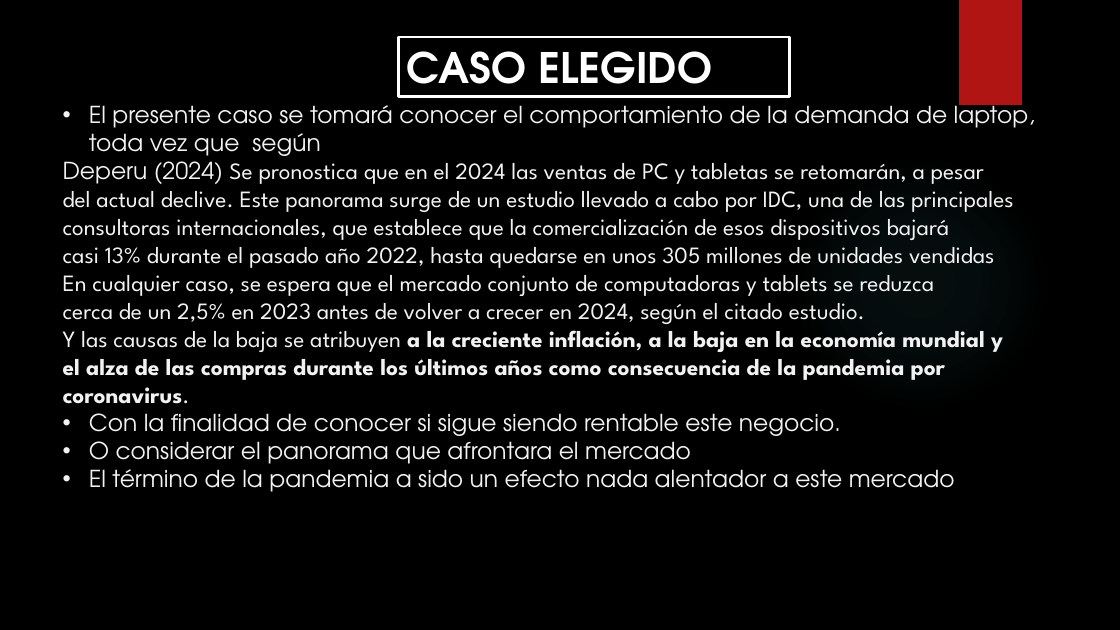
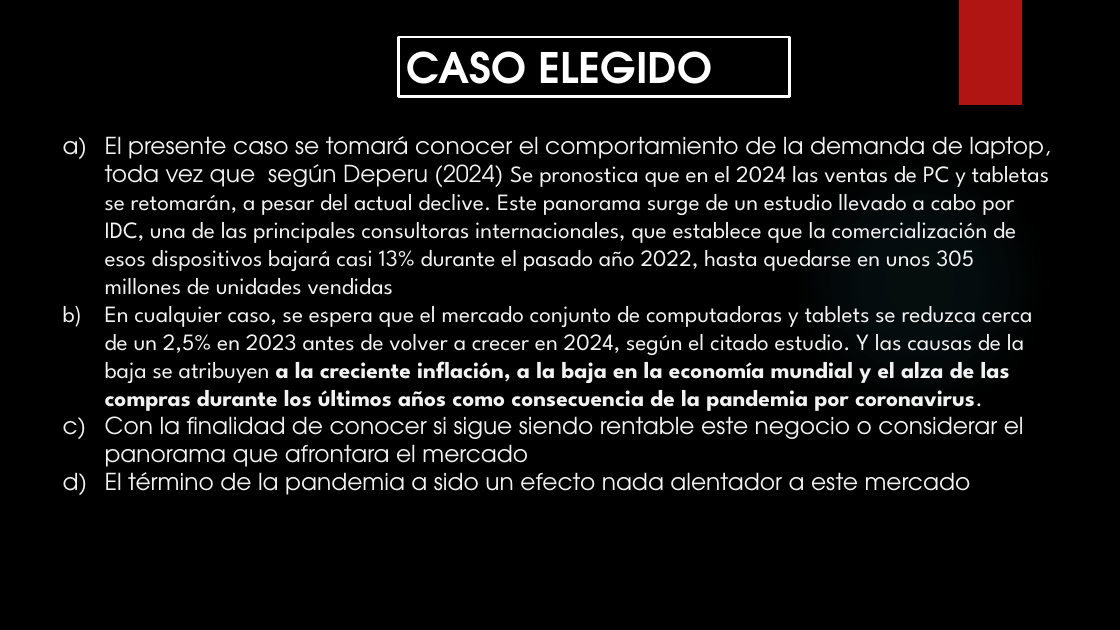
Before and after one commit to Isaac244/Proyecto_Machine_Learning, a slide deck: slide 3 of PROYECTO-MACHINE-LEARNING.pptx. Drawn at 1120x630 pixels with LibreOffice and Linux fonts; fonts in the diff are those of the drawing; background and template pictures are left out. Boxes give left, top, right and bottom in pixels: in the first picture for what was removed or moved away, otherwise in the second. Text is boxed around its words. In the diff, an @@ line names an element or a change of style, - is before the commit and + after.

```diff
--- a/PROYECTO-MACHINE-LEARNING.pptx
+++ b/PROYECTO-MACHINE-LEARNING.pptx
@@ text "El presente caso se tomará ...": place and size @@
-text "El presente caso se tomará ..." at (63,99,1035,492)
+text "El presente caso se tomará ..." at (105,136,1050,495)
@@ text at (105,136,1050,473): text changed @@
-• El presente caso se tomará conocer el comportamiento de la demanda de laptop, toda vez que según
-Deperu (2024) Se pronostica que en el 2024 las ventas de PC y tabletas se retomarán, a pesar
-del actual declive. Este panorama surge de un estudio llevado a cabo por IDC, una de las principales
-consultoras internacionales, que establece que la comercialización de esos dispositivos bajará
-casi 13% durante el pasado año 2022, hasta quedarse en unos 305 millones de unidades vendidas
-En cualquier caso, se espera que el mercado conjunto de computadoras y tablets se reduzca
-cerca de un 2,5% en 2023 antes de volver a crecer en 2024, según el citado estudio.
-Y las causas de la baja se atribuyen a la creciente inflación, a la baja en la economía mundial y
-el alza de las compras durante los últimos años como consecuencia de la pandemia por coronavirus.
-• Con la finalidad de conocer si sigue siendo rentable este negocio.
-• O considerar el panorama que afrontara el mercado
+a) El presente caso se tomará conocer el comportamiento de la demanda de laptop, toda vez que según Deperu (2024) Se pronostica que en el 2024 las ventas de PC y tabletas se retomarán, a pesar del actual declive. Este panorama surge de un estudio llevado a cabo por IDC, una de las principales consultoras internacionales, que establece que la comercialización de esos dispositivos bajará casi 13% durante el pasado año 2022, hasta quedarse en unos 305 millones de unidades vendidas
+b) En cualquier caso, se espera que el mercado conjunto de computadoras y tablets se reduzca cerca de un 2,5% en 2023 antes de volver a crecer en 2024, según el citado estudio. Y las causas de la baja se atribuyen a la creciente inflación, a la baja en la economía mundial y el alza de las compras durante los últimos años como consecuencia de la pandemia por coronavirus.
+c) Con la finalidad de conocer si sigue siendo rentable este negocio o considerar el panorama que afrontara el mercado
@@ text at (105,466,971,495): bullet • to a) @@
```
Also in this commit, not shown: 4 other slides changed.
